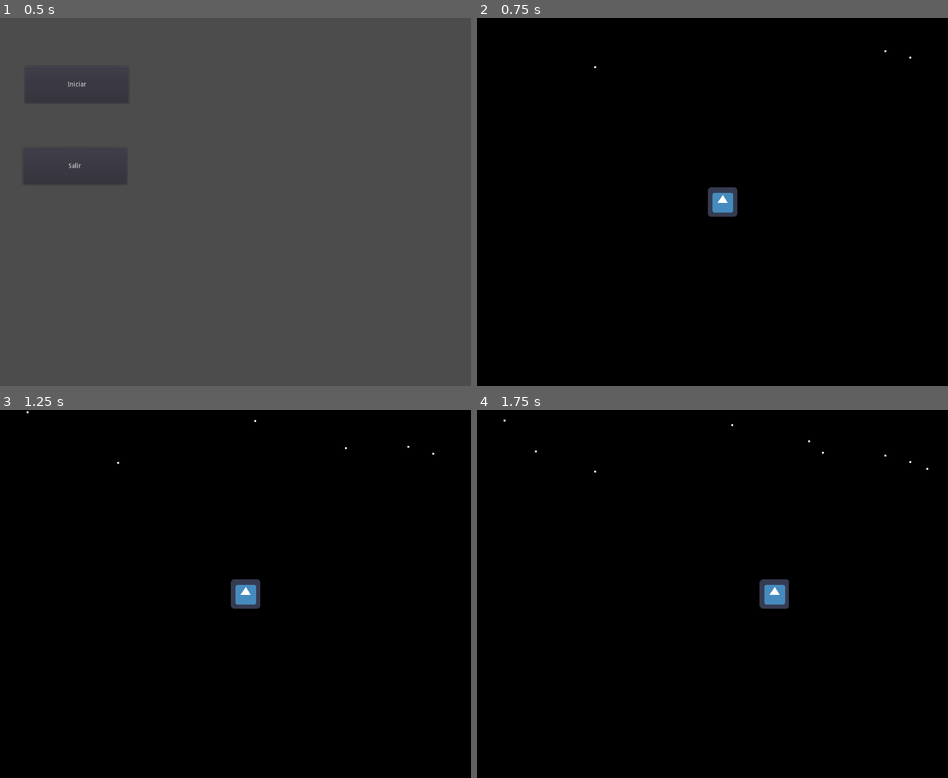
Above: before the commit, frames 1-4 (two rows, left to right).
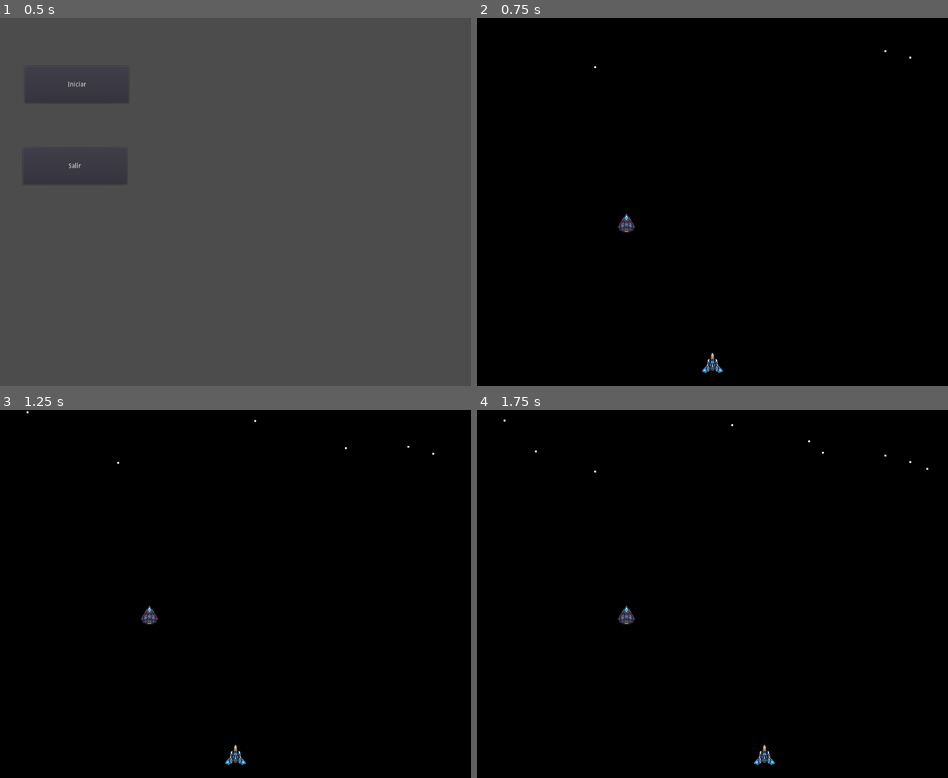
Above: after the commit, the same moments.

Repository: zavala80/Escape-Room
Game: Godot game, scene res://escenas/MainMenu.tscn
The game is run twice, just before and just after one commit, with the same random seed, the same clock (stepped at 60 frames per second) and the same inputs. The engine's default icon, where the game draws it, is replaced by a stand-in: a white triangle on a blue panel in a dark square.
Inputs:
- Up to frame 1 (0.5 s): no input
- Up to frame 2 (0.75 s): click "Iniciar" at 0.5 s
- Up to frame 3 (1.25 s): no input
- Up to frame 4 (1.75 s): hold Right (ui_right) from 1.28 s (still down); tap Z (ui_z, bound only after the commit) at 1.35 s

Frame 1 is identical in both runs. In frame 2, 0.7% of the frame differs, in the area x 29-56%, y 45-97%; in frame 3, 0.7%; in frame 4, 0.7%, in the area x 29-67%, y 45-97%.

Commit message:
Importación de prototípo de enemigos y avance del enemigo no.1

Diff:
--- /dev/null
+++ b/componentes/enemigos/enemigo1/enemigo1.gd
@@ -0,0 +1,16 @@
+extends KinematicBody2D
+
+var provocado = false
+
+func _ready():
+	$area_provocadora.connect("body_entered", self, "_body_entered")
+	set_process(true)
+
+func _process(delta):
+	if (provocado):
+		var player = get_tree().get_root().get_node("Nivel/Player")
+		self.look_at(Vector2(player.global_position.x, player.global_position.y))
+
+func _body_entered(body):
+	if body.name == "Player":
+		provocado = true
--- /dev/null
+++ b/componentes/enemigos/enemigo1/enemigo1.tscn
@@ -0,0 +1,18 @@
+[gd_scene load_steps=4 format=2]
+
+[ext_resource path="res://img/enemigos/enemigo1.png" type="Texture" id=1]
+[ext_resource path="res://componentes/enemigos/enemigo1/enemigo1.gd" type="Script" id=2]
+
+[sub_resource type="CircleShape2D" id=1]
+radius = 232.002
+
+[node name="enemigo1" type="KinematicBody2D"]
+script = ExtResource( 2 )
+
+[node name="Sprite" type="Sprite" parent="."]
+texture = ExtResource( 1 )
+
+[node name="area_provocadora" type="Area2D" parent="."]
+
+[node name="CollisionShape2D" type="CollisionShape2D" parent="area_provocadora"]
+shape = SubResource( 1 )
--- a/componentes/fondos/espacio/fondo_espacio.gd
+++ /dev/null
@@ -1,7 +0,0 @@
-extends ParallaxBackground
-
-func _ready():
-	pass
-
-func _process(delta):
-	pass
--- a/componentes/fondos/espacio/fondo_espacio.tscn
+++ b/componentes/fondos/espacio/fondo_espacio.tscn
@@ -1,11 +1,20 @@
 [gd_scene load_steps=4 format=2]
 
 [ext_resource path="res://icon.png" type="Texture" id=1]
-[ext_resource path="res://componentes/fondos/espacio/fondo_espacio.gd" type="Script" id=2]
 [ext_resource path="res://componentes/fondos/espacio/material_fondo_espacio.tres" type="Material" id=3]
 
+[sub_resource type="GDScript" id=1]
+script/source = "extends ParallaxBackground
+
+func _ready():
+	pass
+
+func _process(delta):
+	pass
+"
+
 [node name="fondo_espacio" type="ParallaxBackground"]
-script = ExtResource( 2 )
+script = SubResource( 1 )
 
 [node name="ParallaxLayer" type="ParallaxLayer" parent="."]
 motion_mirroring = Vector2( 500, 740 )
--- /dev/null
+++ b/componentes/player/bala_personaje/bala_personaje.gd
@@ -0,0 +1,11 @@
+extends KinematicBody2D
+
+var motion = Vector2(0, 0)
+var GRAVEDAD = 1000
+
+func _ready():
+	set_process(true)
+
+func _process(delta):
+	motion.y = -GRAVEDAD
+	move_and_slide(motion, Vector2(0, -1))
--- /dev/null
+++ b/componentes/player/bala_personaje/bala_personaje.tscn
@@ -0,0 +1,12 @@
+[gd_scene load_steps=3 format=2]
+
+[ext_resource path="res://icon.png" type="Texture" id=1]
+[ext_resource path="res://componentes/player/bala_personaje/bala_personaje.gd" type="Script" id=2]
+
+[node name="bala_personaje" type="KinematicBody2D"]
+script = ExtResource( 2 )
+
+[node name="Sprite" type="Sprite" parent="."]
+modulate = Color( 1, 0, 0, 1 )
+scale = Vector2( 0.2, 0.2 )
+texture = ExtResource( 1 )
--- a/componentes/player/player.gd
+++ b/componentes/player/player.gd
@@ -3,7 +3,7 @@
 var motion = Vector2(0, 0) # Motion inicial del personaje
 const VELOCIDAD = 250 # Velocidad del personaje
 var puede_caminar = true
-var tamanio_pantalla = get_viewport_rect().size
+var bala_personaje = preload("res://componentes/player/bala_personaje/bala_personaje.tscn")
 
 func _ready():
 	set_process(true)
@@ -26,6 +26,15 @@
 	elif self.position.x > 1024:
 		self.position.x = 1024
 
+	if Input.is_action_just_pressed("ui_z"):
+		var root = get_tree().get_root().get_node("Nivel/balas")
+		var bala = bala_personaje.instance()
+		bala.global_position.x = $boca.global_position.x
+		bala.global_position.y = $boca.global_position.y
+		print(bala.position)
+		root.add_child(bala)
+		print("disparo")
+
 	# Reinicio del nivel
 	if Input.is_action_just_released("ui_restart"):
 		get_tree().reload_current_scene()
--- a/componentes/player/player.tscn
+++ b/componentes/player/player.tscn
@@ -1,10 +1,10 @@
 [gd_scene load_steps=4 format=2]
 
-[ext_resource path="res://icon.png" type="Texture" id=1]
+[ext_resource path="res://img/player.png" type="Texture" id=1]
 [ext_resource path="res://componentes/player/player.gd" type="Script" id=2]
 
 [sub_resource type="RectangleShape2D" id=1]
-extents = Vector2( 32, 32 )
+extents = Vector2( 23, 23 )
 
 [node name="Player" type="KinematicBody2D"]
 script = ExtResource( 2 )
@@ -16,6 +16,10 @@
 shape = SubResource( 1 )
 
 [node name="Camera2D" type="Camera2D" parent="."]
+offset = Vector2( 0, -350 )
 current = true
 limit_left = 0
 limit_right = 1024
+
+[node name="boca" type="Position2D" parent="."]
+position = Vector2( 0, -23 )
--- a/escenas/niveles/nivel1.tscn
+++ b/escenas/niveles/nivel1.tscn
@@ -1,9 +1,10 @@
-[gd_scene load_steps=3 format=2]
+[gd_scene load_steps=4 format=2]
 
 [ext_resource path="res://componentes/player/player.tscn" type="PackedScene" id=1]
 [ext_resource path="res://componentes/fondos/espacio/fondo_espacio.tscn" type="PackedScene" id=2]
+[ext_resource path="res://componentes/enemigos/enemigo1/enemigo1.tscn" type="PackedScene" id=3]
 
-[node name="Node" type="Node"]
+[node name="Nivel" type="Node"]
 
 [node name="RichTextLabel" type="RichTextLabel" parent="."]
 margin_right = 247.0
@@ -14,6 +15,13 @@
 }
 
 [node name="Player" parent="." instance=ExtResource( 1 )]
-position = Vector2( 534, 1859 )
+position = Vector2( 512, 3000 )
 
 [node name="fondo" parent="." instance=ExtResource( 2 )]
+
+[node name="balas" type="Node2D" parent="."]
+
+[node name="enemigos" type="Node2D" parent="."]
+
+[node name="enemigo1" parent="enemigos" instance=ExtResource( 3 )]
+position = Vector2( 325, 2696 )
--- a/project.godot
+++ b/project.godot
@@ -30,6 +30,11 @@
 "events": [ Object(InputEventKey,"resource_local_to_scene":false,"resource_name":"","device":0,"alt":false,"shift":false,"control":false,"meta":false,"command":false,"pressed":false,"scancode":0,"physical_scancode":82,"unicode":0,"echo":false,"script":null)
  ]
 }
+ui_z={
+"deadzone": 0.5,
+"events": [ Object(InputEventKey,"resource_local_to_scene":false,"resource_name":"","device":0,"alt":false,"shift":false,"control":false,"meta":false,"command":false,"pressed":false,"scancode":0,"physical_scancode":90,"unicode":0,"echo":false,"script":null)
+ ]
+}
 
 [physics]
 
Binary file added: componentes/blue_05.png
Not shown, added: componentes/blue_05.png.import
Binary file added: img/enemigos/enemigo1.png
Not shown, added: img/enemigos/enemigo1.png.import
Binary file added: img/enemigos/enemigo2.png
Not shown, added: img/enemigos/enemigo2.png.import
Binary file added: img/enemigos/enemigo3.png
Not shown, added: img/enemigos/enemigo3.png.import
Binary file added: img/player.png
Not shown, added: img/player.png.import
